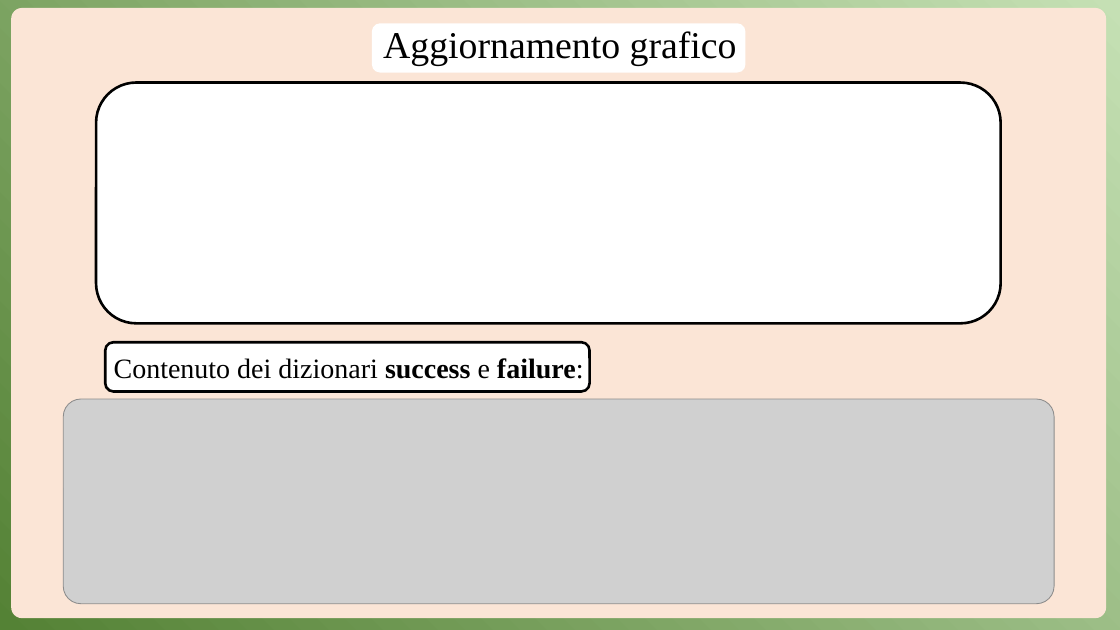
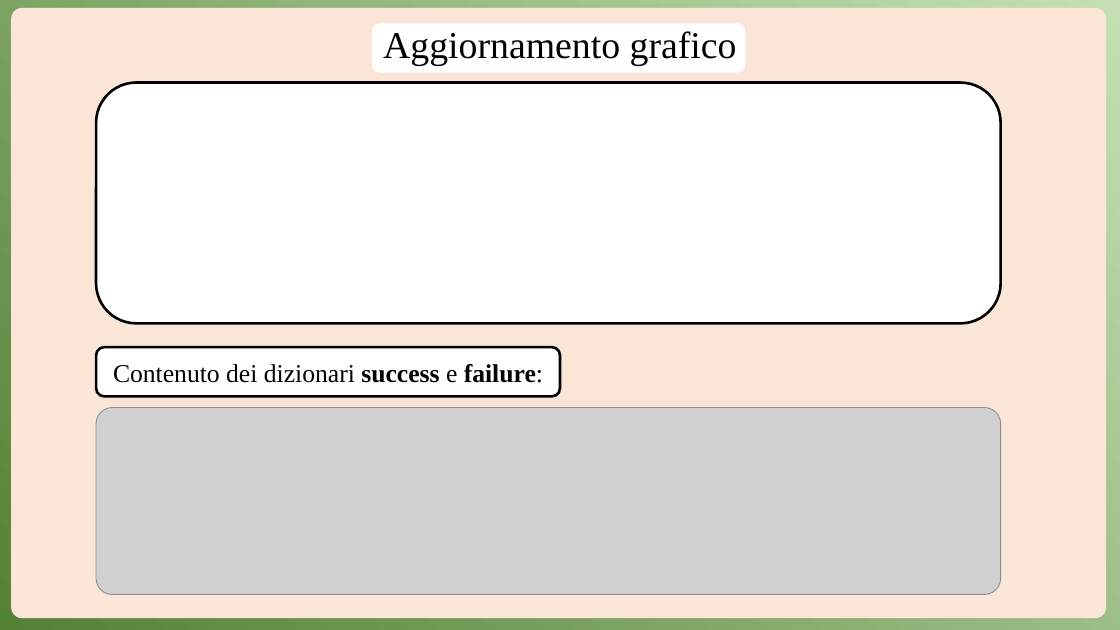
Before and after one commit to Anrighe/Tesi-Laurea-Triennale-Informatica-Unimore, a slide deck: slide 14 of Presentazione_Tesi_Triennale_Informatica_Unimore_2022_2023_Enrico_Marras_152336.pptx. Drawn at 1120x630 pixels with LibreOffice and Linux fonts; fonts in the diff are those of the drawing; grey boxes stand for pictures. Boxes give left, top, right and bottom in pixels: in the first picture for what was removed or moved away, otherwise in the second. Text is boxed around its words. In the diff, an @@ line names an element or a change of style, - is before the commit and + after.

```diff
--- a/Presentazione_Tesi_Triennale_Informatica_Unimore_2022_2023_Enrico_Marras_152336.pptx
+++ b/Presentazione_Tesi_Triennale_Informatica_Unimore_2022_2023_Enrico_Marras_152336.pptx
@@ rounded rectangle "Contenuto dei dizionari success e ...": place and size @@
-rounded rectangle "Contenuto dei dizionari success e ..." at <box>114,358,584,379</box>
+rounded rectangle "Contenuto dei dizionari success e ..." at <box>96,347,560,397</box>
@@ rounded rectangle "Contenuto dei dizionari success e ..." at <box>96,347,560,397</box>: size 24 to 22 pt; alignment left to centre; line spacing 1.1 to 1; less space between paragraphs; vertical alignment top to middle; fill none to #FFFFFF; outline none to #000000 2.25 pt @@
@@ rounded rectangle removed at <box>105,342,590,392</box> @@
@@ picture: place and size @@
-picture at <box>63,399,1054,604</box>
+picture at <box>96,408,1001,594</box>
```
Also in this commit, not shown: 9 other slides changed.
